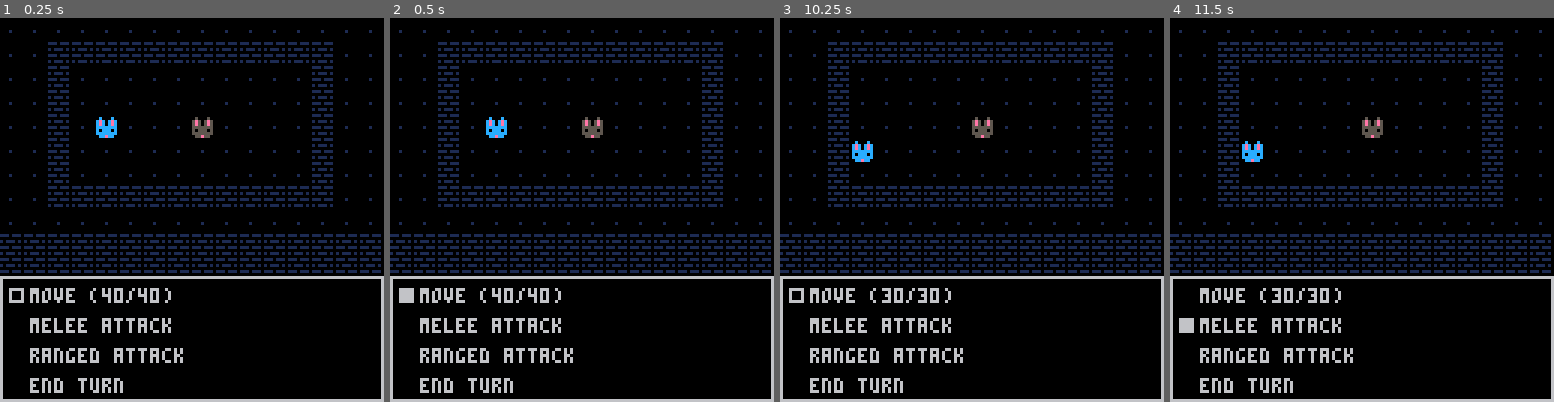
Above: before the commit, frames 1-4 (left to right).
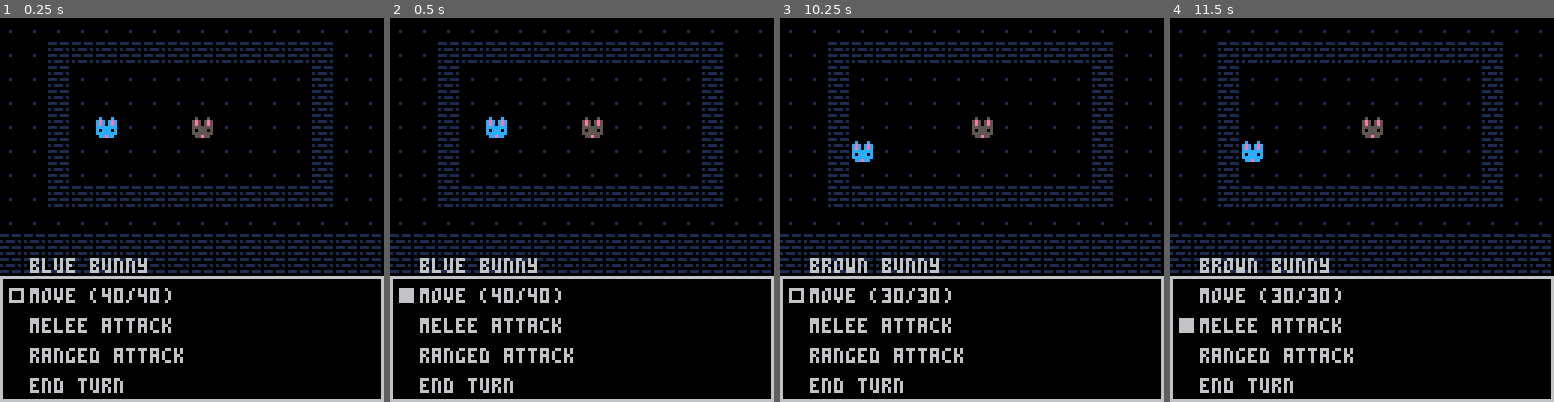
Above: after the commit, the same moments.

Repository: graphitical/d8-knight
Game: PICO-8 cartridge main.p8
Same seed, same stepped clock (60 frames per second), same inputs: the game is played once before the commit and once after it.
Inputs:
- Up to frame 1 (0.25 s): no input
- Up to frame 2 (0.5 s): tap O (Z key) at 0.33 s
- Up to frame 3 (10.25 s): tap O (Z key) at 0.7, 1.43, 2.22, 3.1, 3.98, 4.87, 5.75, 6.63, 7.52, 8.4, 9.28, 10.17 s; tap X (X key) at 1.07, 2.07, 2.4, 2.73, 3.07, 3.4, 3.73, 4.07, 4.4, 4.73, 5.07, 5.4, 5.73, 6.07, 6.4, 6.73, 7.07, 7.4, 7.73, 8.07, 8.4, 8.73, 9.07, 9.4, 9.73, 10.07 s; hold Left 1.97-2.37 s; hold Down 2.42-2.82 s; hold Right 2.87-3.53 s; hold Up 3.58-4.08 s; hold Right 4.13-4.53 s; hold Down 4.58-5.08 s; hold Left 5.13-5.8 s; hold Up 5.85-6.18 s; hold Left 6.23-6.63 s; hold Down 6.68-7.08 s; hold Right 7.13-7.8 s; hold Up 7.85-8.35 s; hold Right 8.4-8.8 s; hold Down 8.85-9.35 s; hold Left 9.4-10.07 s; hold Up from 10.12 s (still down)
- Up to frame 4 (11.5 s): tap X (X key) every 0.33 s from 10.4 to 11.4 s; release Up at 10.45 s; hold Left 10.5-10.9 s; hold Down 10.95-11.35 s; tap O (Z key) at 11.05 s; hold Right from 11.4 s (still down)

The runs differ from the first frame. In frame 1, 0.6% of the frame differs, in the area x 7-39%, y 62-67%; in frame 2, 0.6%; in frame 3, 0.7%, in the area x 7-42%, y 62-67%; in frame 4, 0.7%.

Commit message:
Add name to menu for PC's turn

Diff:
--- a/main.p8
+++ b/main.p8
@@ -126,6 +126,7 @@
 
  c.players = {}
  local pc = {
+  name="blue bunny",
   i=4,
   j=4,
   mvmt=8,
@@ -133,6 +134,7 @@
   sp=255}
  add(c.players,pc)
  local pc = {
+  name = "brown bunny",
   i = 8,
   j = 4,
   mvmt=6,
@@ -150,6 +152,8 @@
 
   local line_start = 90;
   local line_delta = 10;
+
+  print(pc.name, 10, 80, 6)
 
   local cmds = {"move ("..5*(pc.mvmt-#pc.tail).."/"..5*pc.mvmt..")", "melee attack",
     "ranged attack", "end turn"}
